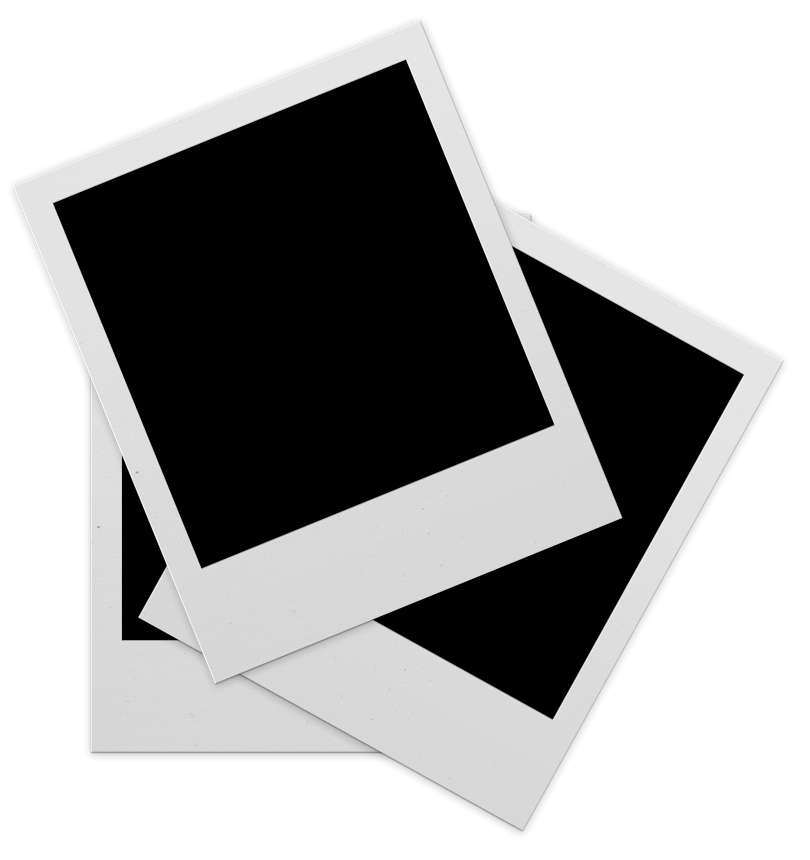
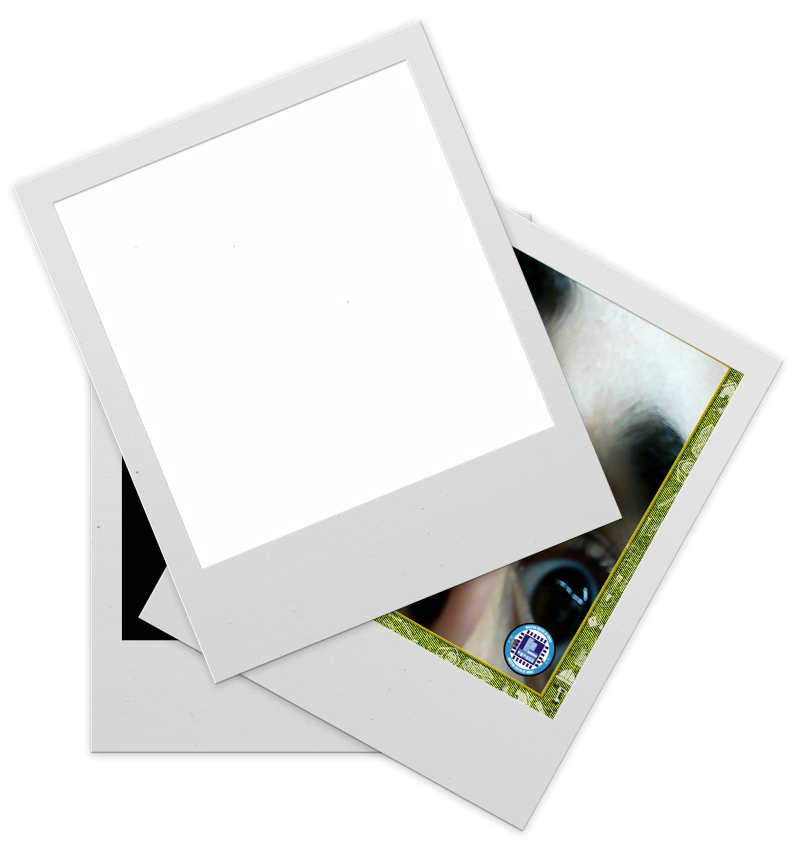
Revision of a layered 810 × 860 image; what changed, layer by layer:
painted on "Capa de pintura 2 (pegado)" (1st of 5) over 53, 59, 684, 704
hid "Capa de pintura 4", painted on it over 53, 59, 744, 721
painted on "Capa de pintura 2 (pegado)" (2nd of 5) over 108, 128, 744, 721
hid "Capa de pintura 3", painted on it over 53, 59, 744, 721
added layer "Capa de pintura 5" (1%) above "Pol2.png" over 53, 59, 576, 640
added layer "Pol2.png" (1st of 4) above "Pol2.png" over 192, 128, 744, 721
painted on "Capa de pintura 2 (pegado)" (3rd of 5) over 53, 128, 744, 721
painted on "Capa de pintura 2" over 53, 59, 744, 721
painted on "Capa de pintura 1" over 300, 64, 556, 320
